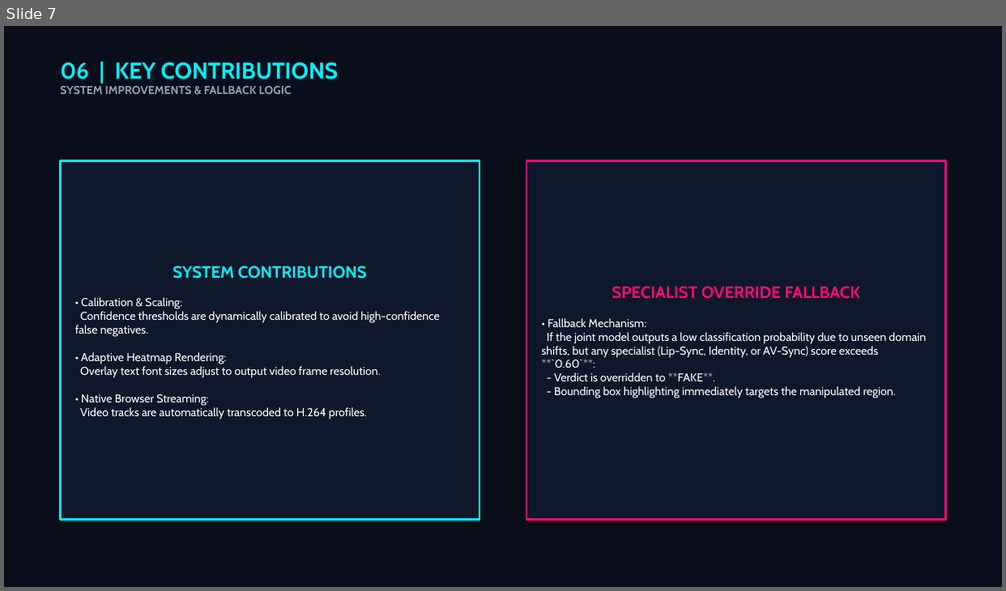
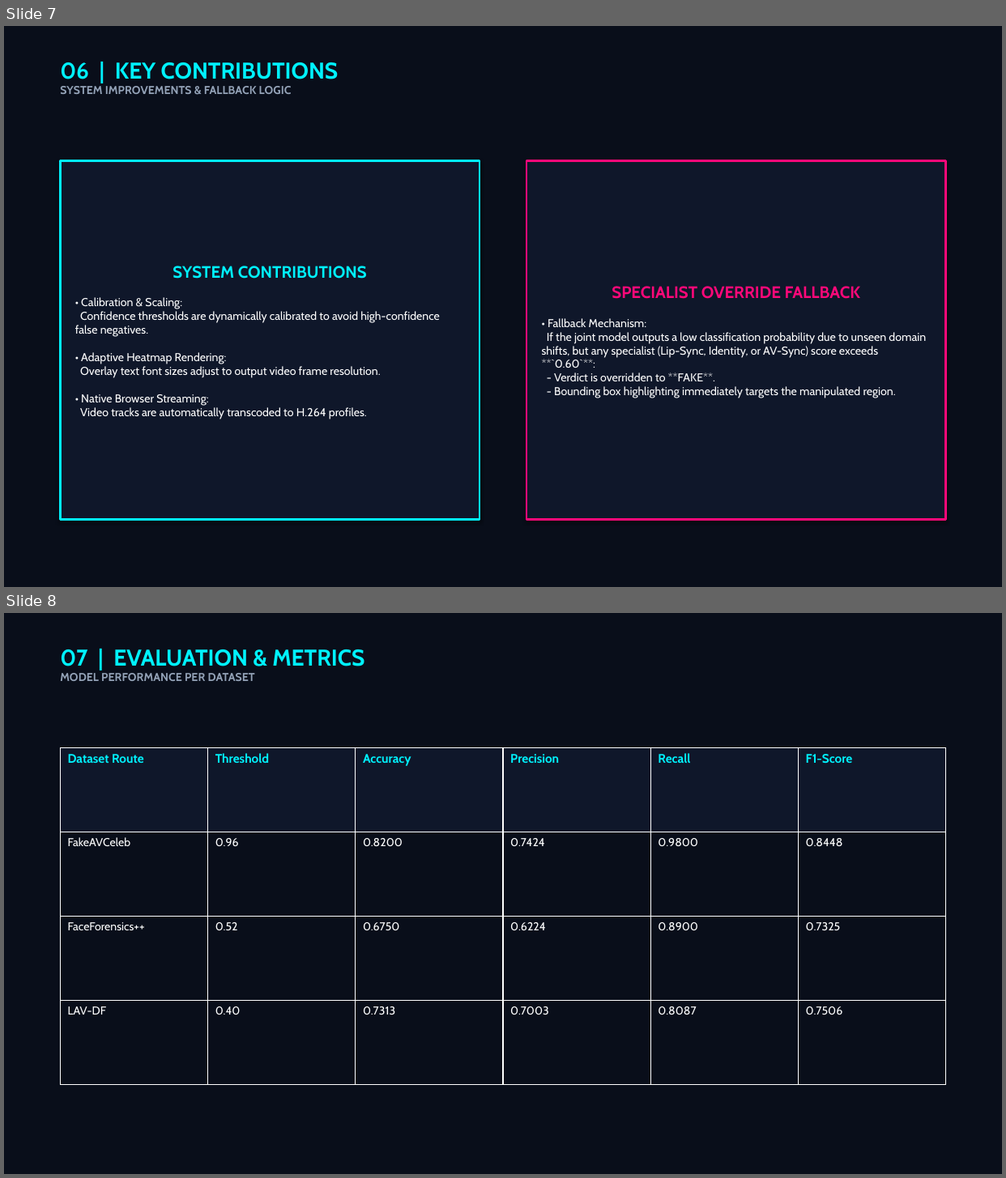
Before and after one commit to PrabhuVineeth/Multi-Modal-Deepfake-Detection-System, a slide deck: Robust_Explainable_MDDS_Presentation.pptx. Shown one above the other, each under a label of ours: slide 7 before the commit, slides 7 and 8 after it. The pictures are 1006x591 and 1006x1178 pixels, drawn with LibreOffice and Linux fonts; fonts in the diff are those of the drawing. Boxes give left, top, right and bottom in pixels: in the first picture for what was removed or moved away, otherwise in the second. Text is boxed around its words. In the diff, an @@ line names an element or a change of style, - is before the commit and + after.

Commit message:
Phase 42: Update Robust_Explainable_MDDS_Presentation.pptx with complete dataset metrics tables and project limitations slide

```diff
--- a/Robust_Explainable_MDDS_Presentation.pptx
+++ b/Robust_Explainable_MDDS_Presentation.pptx
@@ slide 8 added at (x1=4, y1=613, x2=1002, y2=1174), background #090E1A @@
@@ text added at (x1=60, y1=649, x2=364, y2=681), 11 pt, text #94A3B8, bold @@
+07 | EVALUATION & METRICS
+MODEL PERFORMANCE PER DATASET
@@ table added at (x1=60, y1=747, x2=945, y2=1084), 4 rows, 6 columns @@
+Dataset Route | Threshold | Accuracy | Precision | Recall | F1-Score
+FakeAVCeleb | 0.96 | 0.8200 | 0.7424 | 0.9800 | 0.8448
+FaceForensics++ | 0.52 | 0.6750 | 0.6224 | 0.8900 | 0.7325
+LAV-DF | 0.40 | 0.7313 | 0.7003 | 0.8087 | 0.7506
```
Also in this commit, not shown: 1 slide changed, 1 other slide added, 1 slide removed.
